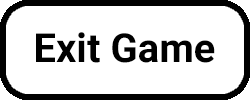
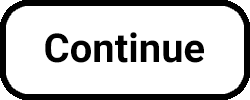
The second 250px x 100px image is a revision of the first. Changes to its layers:
renamed "Exit Game" to "Continue", painted on it over [36, 32, 215, 63]
